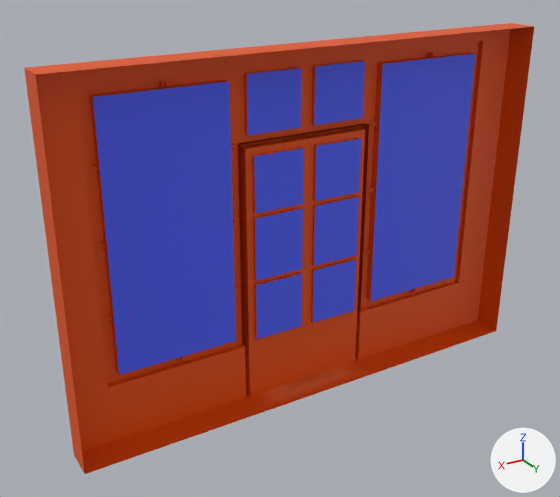
The OBJ model game/sources/meshes/geometry/meshes/shop_a.obj, before and after one commit.
Rendered twice from a 50 mm camera at (4.09, 4.5, 3.63) aimed at (1.25, -0.25, 1.26). Every picture has the same lights, and +X, +Y and +Z are marked at lower right. The first picture is the older version. Where no turn or scale is listed for an object, it has been applied to the vertices. Vertices at exactly the same position are counted once.

Objects in the first picture: 'shop_a'.
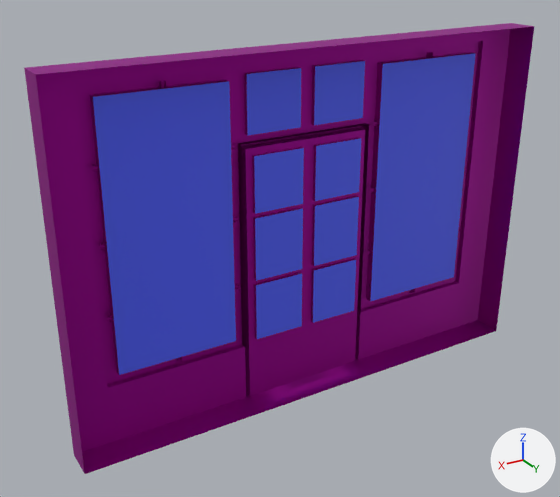
The change, as a diff of the scene's bpy script:
```diff
--- a/game/sources/meshes/geometry/meshes/shop_a.obj.py
+++ b/game/sources/meshes/geometry/meshes/shop_a.obj.py
@@ mat_special @@
+mat_special = principled_material('special')
+mat_special.base_color = (0.434, 0.0, 0.374)  # pink #b000a5
+mat_special.metallic = 0.8
@@ me_shop_a @@
 me_shop_a.from_pydata(...)  # 342 vertices, 286 faces; spans x -1.0..3.0, y -0.34..0.0, z 0.0..2.8
 # used by ob_shop_a; location = (0.0, 0.0, 0.0)
+# me_shop_a part 1: all 262 faces that had it switch from mat_wood (orange #e75100) to mat_special (pink #b000a5)
 me_shop_a.materials.append(mat_glass_opaque)
```

Where the change shows, as pixel boxes (x1, y1, x2, y2) in the pictures (560 x 497 px):
part 1 of me_shop_a, recoloured
    both: (24, 23, 534, 474)
